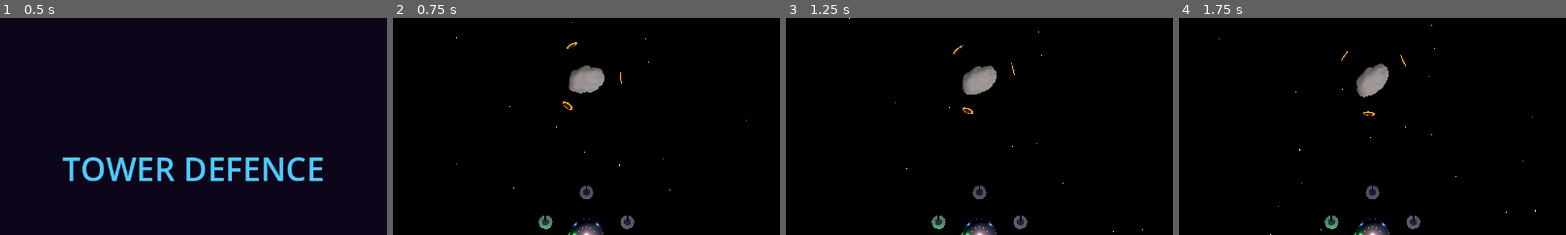
Above: before the commit, frames 1-4 (left to right).
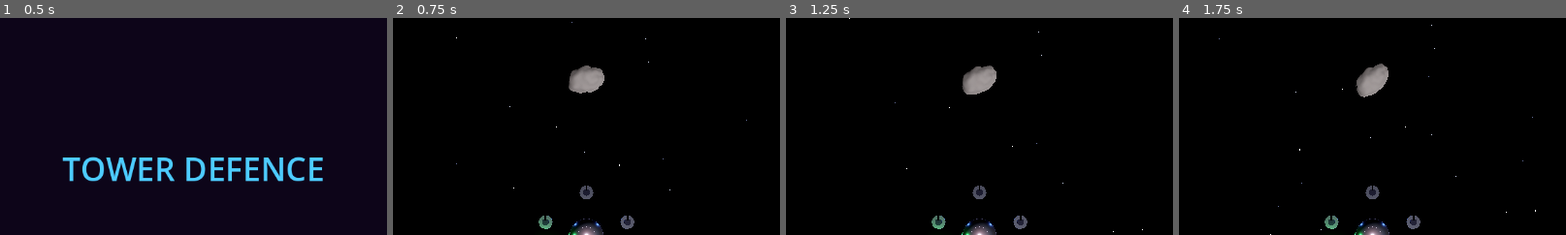
Above: after the commit, the same moments.

Repository: rgjhawkins/towerdefence
Game: Godot game, scene res://main_menu.tscn
Same seed, same stepped clock (60 frames per second), same inputs: the game is played once before the commit and once after it.
Inputs (mouse positions are % of the whole screen's width and height, from its top left):
- Up to frame 1 (0.5 s): no input
- Up to frame 2 (0.75 s): click "Start Game" at 0.5 s
- Up to frame 3 (1.25 s): no input
- Up to frame 4 (1.75 s): move the mouse to (72, 45) at 1.27 s; hold D from 1.28 s (still down); click (72, 45) at 1.42 s
The pictures show only the part of the screen within x 25-75%, y 0-50%; the shares and areas given below are measured in that part.

Frame 1 is identical in both runs. In frame 2, 0.1% of the frame differs, in the area x 43-60%, y 11-43%; in frame 3, 0.1%; in frame 4, less than 0.1%.

Commit message:
Use trimesh collision on asteroid and sync rotation with physics body
Replaces SphereShape3D with ConcavePolygonShape3D derived from the asteroid
GLB mesh so raycasts (mining laser) land on the actual surface. Rotates _body
instead of _mesh so collision and visual stay in sync.

Co-Authored-By: Claude Sonnet 4.6 <noreply@anthropic.com>

Diff:
--- a/asteroid_field.gd
+++ b/asteroid_field.gd
@@ -25,9 +25,22 @@
 	_mesh = mesh_inst
 
 	var col := CollisionShape3D.new()
-	var shape := SphereShape3D.new()
-	shape.radius = ASTEROID_RADIUS
-	col.shape = shape
+	var mi: MeshInstance3D = null
+	for child in mesh_inst.get_children():
+		if child is MeshInstance3D:
+			mi = child
+			break
+	if mi:
+		var trimesh := mi.mesh.create_trimesh_shape() as ConcavePolygonShape3D
+		var faces := trimesh.get_faces()
+		for i in faces.size():
+			faces[i] *= ASTEROID_RADIUS
+		trimesh.set_faces(faces)
+		col.shape = trimesh
+	else:
+		var sphere := SphereShape3D.new()
+		sphere.radius = ASTEROID_RADIUS
+		col.shape = sphere
 	_body.add_child(col)
 
 	_create_holes()
@@ -60,43 +73,6 @@
 
 	_mesh.add_child(marker)
 
-	# Dark cavity — very dark, slightly warm to suggest depth
-	var cavity_mat := StandardMaterial3D.new()
-	cavity_mat.albedo_color = Color(0.02, 0.01, 0.01)
-	cavity_mat.emission_enabled = true
-	cavity_mat.emission = Color(0.08, 0.03, 0.0)
-	cavity_mat.emission_energy_multiplier = 0.8
-
-	var cavity_mesh := SphereMesh.new()
-	cavity_mesh.radius = 0.28
-	cavity_mesh.height = 0.12
-	cavity_mesh.radial_segments = 10
-	cavity_mesh.rings = 4
-	cavity_mesh.material = cavity_mat
-
-	var cavity_inst := MeshInstance3D.new()
-	cavity_inst.mesh = cavity_mesh
-	marker.add_child(cavity_inst)
-
-	# Warm glow rim — orange/red to suggest heat or bioluminescence inside
-	var rim_mat := StandardMaterial3D.new()
-	rim_mat.albedo_color = Color(0.5, 0.2, 0.05, 0.7)
-	rim_mat.emission_enabled = true
-	rim_mat.emission = Color(0.7, 0.25, 0.02)
-	rim_mat.emission_energy_multiplier = 2.0
-	rim_mat.transparency = BaseMaterial3D.TRANSPARENCY_ALPHA
-
-	var rim_mesh := SphereMesh.new()
-	rim_mesh.radius = 0.36
-	rim_mesh.height = 0.07
-	rim_mesh.radial_segments = 10
-	rim_mesh.rings = 3
-	rim_mesh.material = rim_mat
-
-	var rim_inst := MeshInstance3D.new()
-	rim_inst.mesh = rim_mesh
-	marker.add_child(rim_inst)
-
 	return marker
 
 
@@ -115,4 +91,4 @@
 
 
 func _process(delta: float) -> void:
-	_mesh.rotate(Vector3(0.3, 1.0, 0.2).normalized(), 0.5 * delta)
+	_body.rotate(Vector3(0.3, 1.0, 0.2).normalized(), 0.5 * delta)
